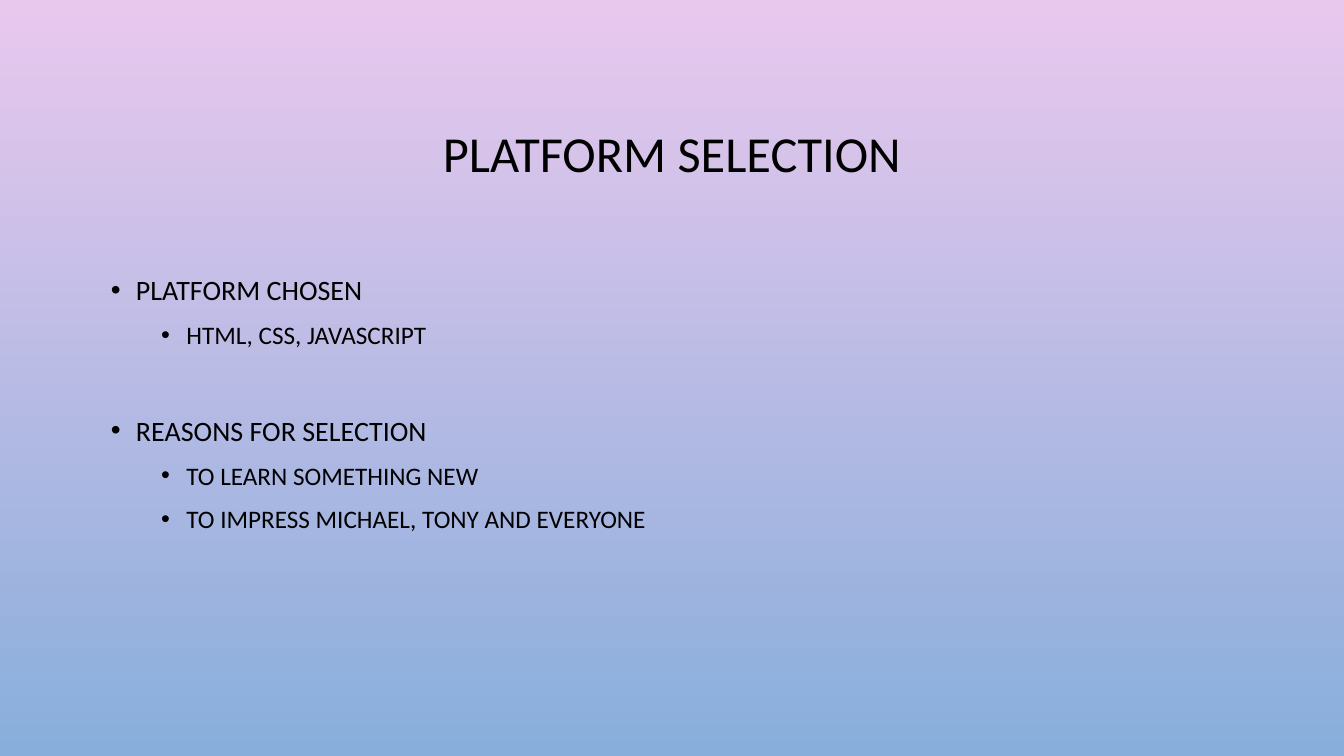
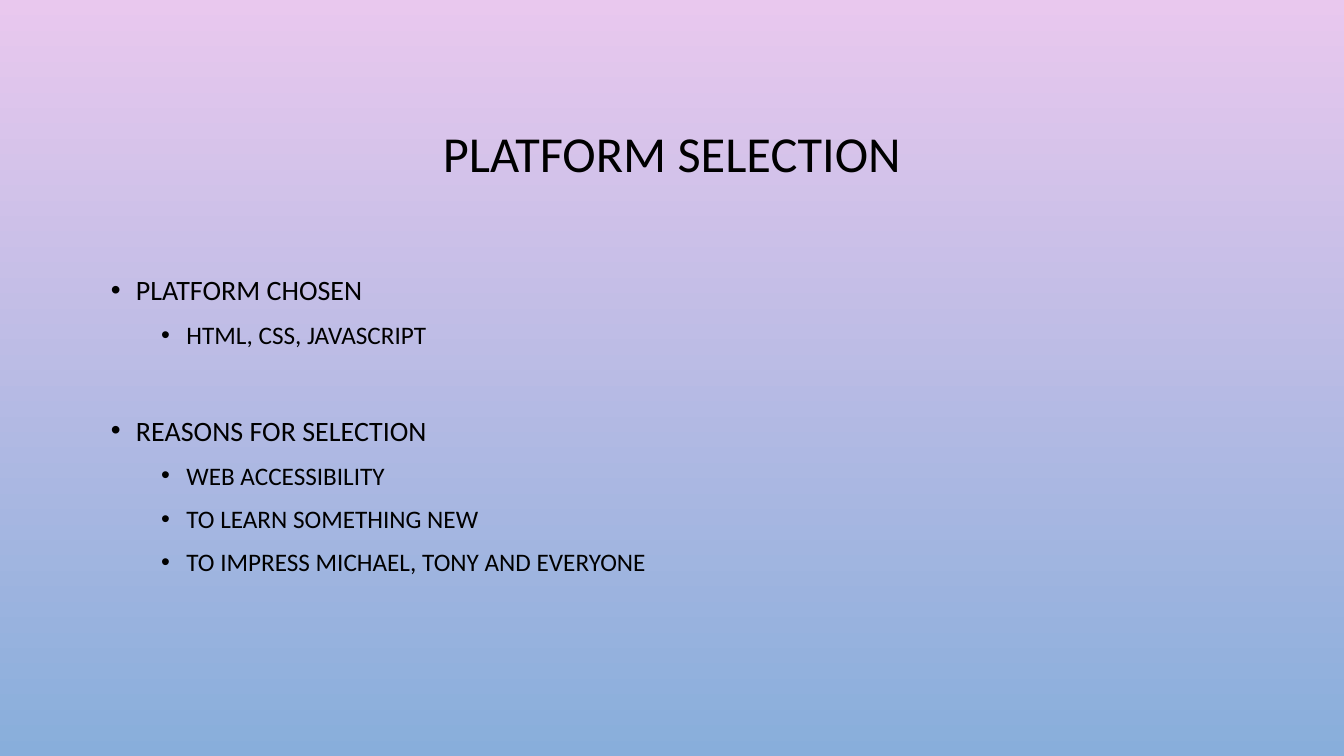
Before and after one commit to abrievanaardt/smalltalk, a slide deck: slide 11 of Documentation/smalltalk.pptx (slide 6 before the commit). Drawn at 1344x756 pixels with LibreOffice and Linux fonts; fonts in the diff are those of the drawing; background and template pictures are left out. Boxes give left, top, right and bottom in pixels: in the first picture for what was removed or moved away, otherwise in the second. Text is boxed around its words. In the diff, an @@ line names an element or a change of style, - is before the commit and + after.

```diff
--- a/Documentation/smalltalk.pptx
+++ b/Documentation/smalltalk.pptx
@@ text at (x1=186, y1=468, x2=384, y2=485): paragraph added @@
+  • WEB ACCESSIBILITY
```
Also in this commit, not shown: 9 other slides changed, 2 slides added, 2 slides removed.
